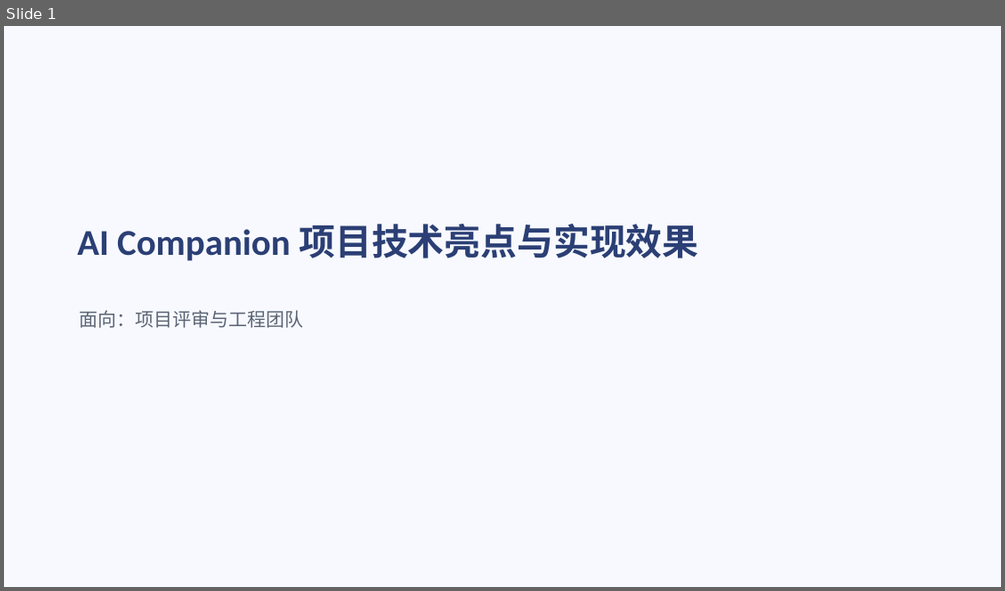
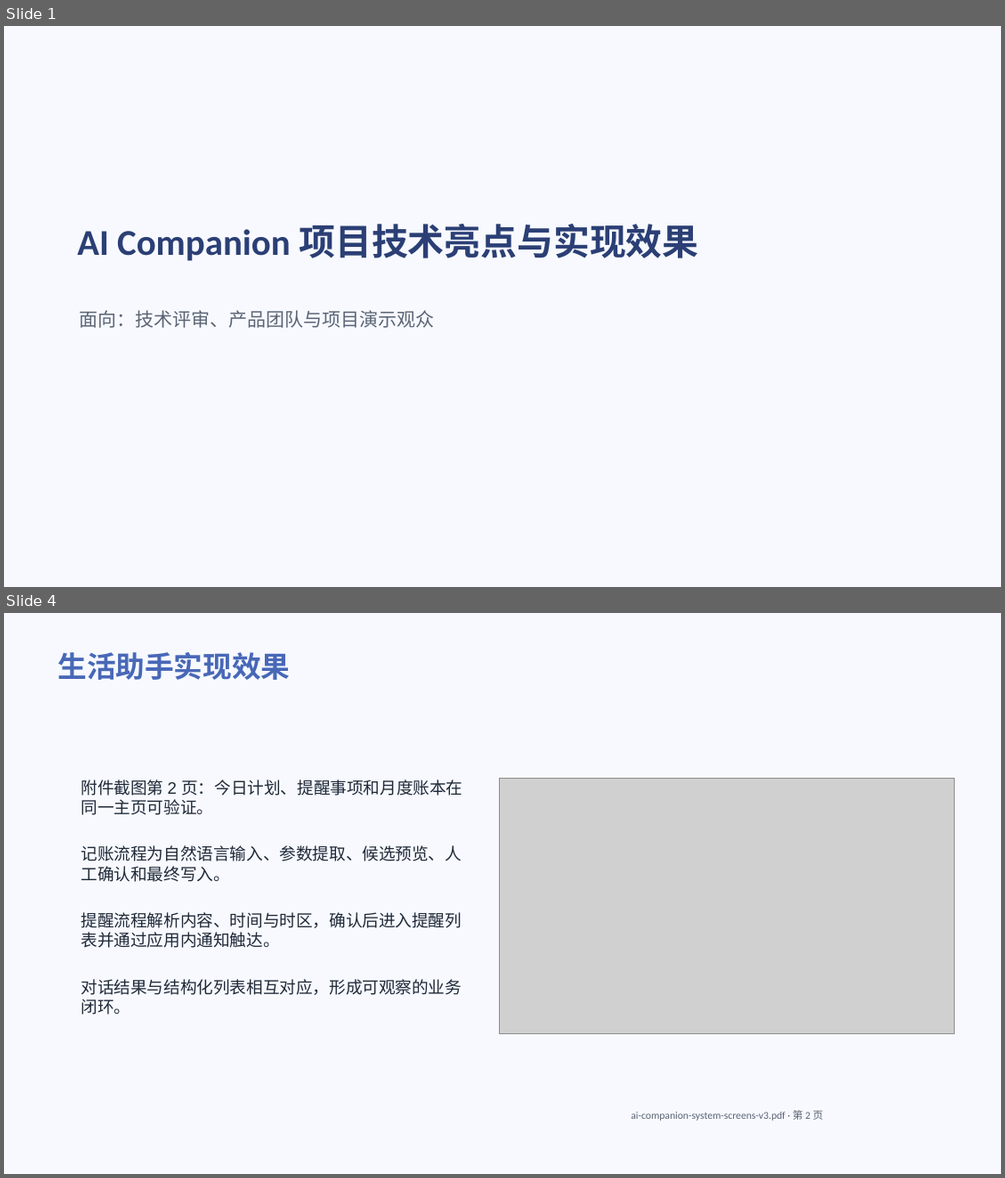
Before and after one commit to bamboo-ye/ai-companion, a slide deck: docs/demo/ai-companion-overview.pptx. Shown one above the other, each under a label of ours: slide 1 before the commit, slides 1 and 4 after it; the slides between them are not shown. The pictures are 1005x591 and 1005x1178 pixels, drawn with LibreOffice and Linux fonts; fonts in the diff are those of the drawing; grey boxes stand for pictures. Boxes give left, top, right and bottom in pixels: in the first picture for what was removed or moved away, otherwise in the second. Text is boxed around its words. In the diff, an @@ line names an element or a change of style, - is before the commit and + after.

Commit message:
docs: add RAG-enriched system demo deck

```diff
--- a/docs/demo/ai-companion-overview.pptx
+++ b/docs/demo/ai-companion-overview.pptx
@@ slide 4 added at box(4, 613, 1001, 1174), background #F7F9FF @@
@@ title added at box(57, 652, 290, 680), 28 pt, text #4868B7, bold @@
+生活助手实现效果
@@ text added at box(81, 779, 462, 815), 16 pt, text #1F2937 @@
+附件截图第 2 页：今日计划、提醒事项和月度账本在同一主页可验证。
@@ picture added at box(500, 779, 955, 1034) @@
@@ text added at box(81, 845, 461, 882), 16 pt, text #1F2937 @@
+记账流程为自然语言输入、参数提取、候选预览、人工确认和最终写入。
@@ text added at box(81, 912, 461, 948), 16 pt, text #1F2937 @@
+提醒流程解析内容、时间与时区，确认后进入提醒列表并通过应用内通知触达。
@@ text added at box(81, 979, 461, 1014), 16 pt, text #1F2937 @@
+对话结果与结构化列表相互对应，形成可观察的业务闭环。
@@ text added at box(631, 1110, 824, 1120), 10 pt, text #5B6474 @@
+ai-companion-system-screens-v3.pdf · 第 2 页
@@ slide 1 changed as well @@
@@ subtitle at box(80, 310, 435, 328): text changed @@
-面向：项目评审与工程团队
+面向：技术评审、产品团队与项目演示观众
```
Also in this commit, not shown: 6 other slides added, 6 slides removed, 11 other files.
